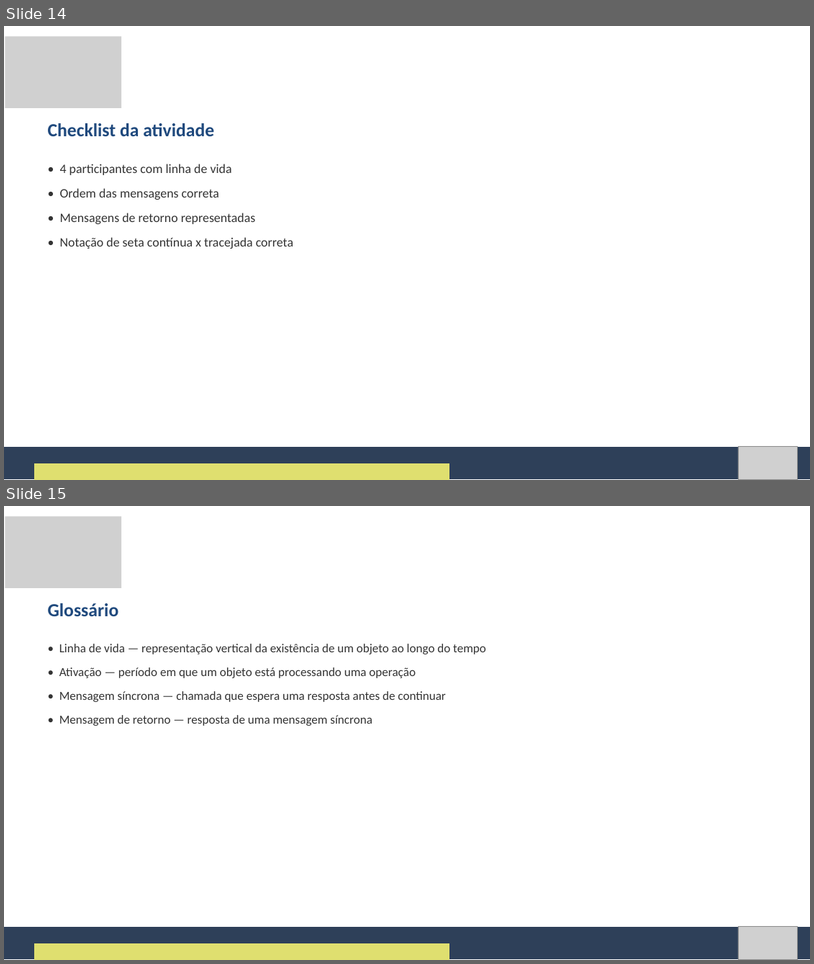
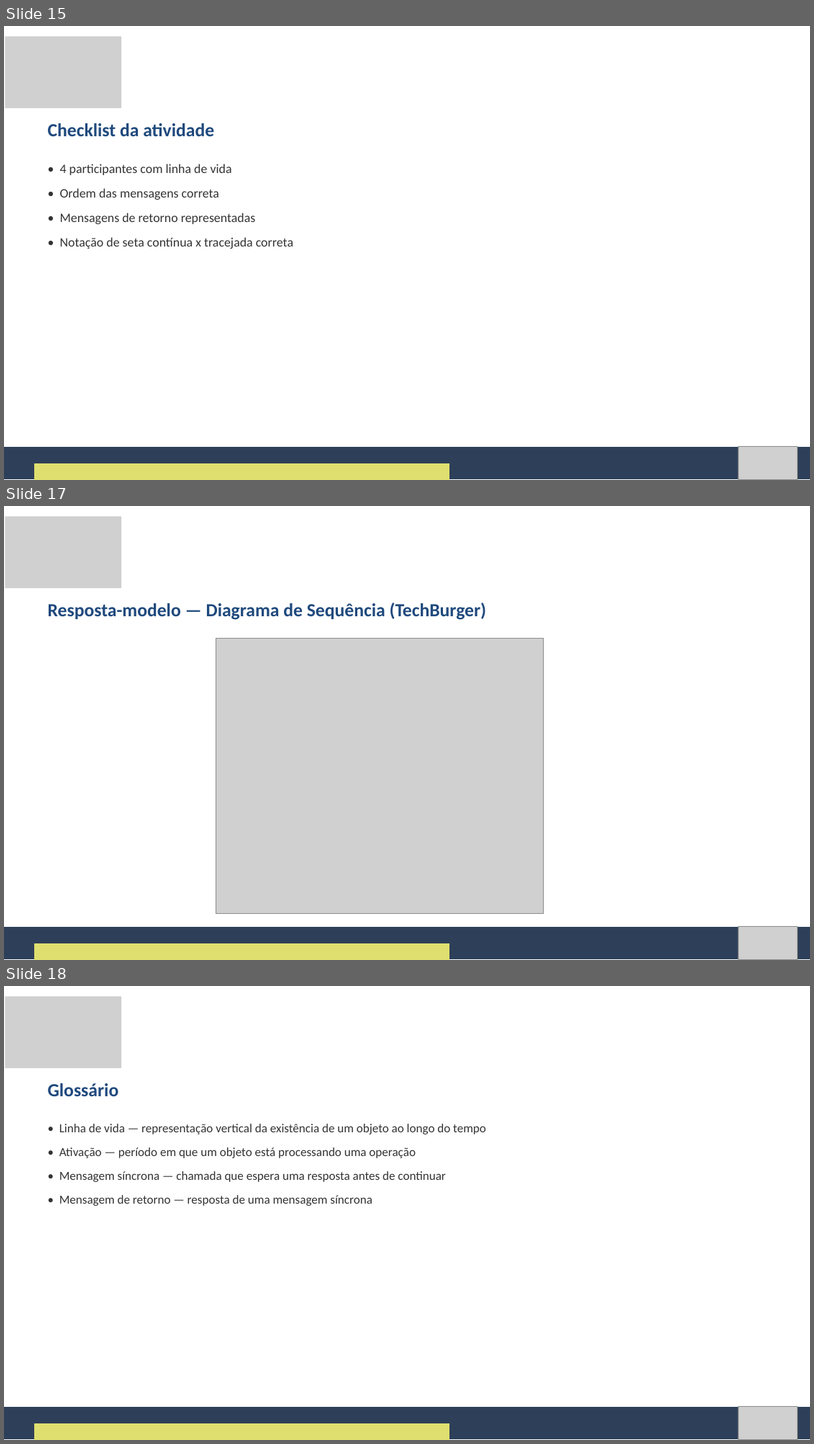
Before and after one commit to Natan20/Curso-Modelagem-De-Sistemas-Material, a slide deck: Aula 08 - 09-10-2026/Aula 8 - Slides.pptx. Shown one above the other, each under a label of ours: slides 14 and 15 before the commit, slides 15, 17 and 18 after it; the slides between them are not shown. The pictures are 814x964 and 814x1444 pixels, drawn with LibreOffice and Linux fonts; fonts in the diff are those of the drawing; grey boxes stand for pictures. Boxes give left, top, right and bottom in pixels: in the first picture for what was removed or moved away, otherwise in the second. Text is boxed around its words. In the diff, an @@ line names an element or a change of style, - is before the commit and + after.

Commit message:
Adiciona diagramas visuais faltantes nas aulas de UML, UX e Canvas
As Aulas 4-11 e 14 pediam para reproduzir/comparar diagramas (casos de
uso, classes, atividades, sequencia, wireframe, canvas de modelo de
negocio) que nunca apareciam de fato nos slides ou na apostila - so
existiam como instrucao em texto. Esta atualizacao adiciona as imagens
correspondentes nos slides e nas apostilas dessas aulas.

```diff
--- a/Aula 08 - 09-10-2026/Aula 8 - Slides.pptx
+++ b/Aula 08 - 09-10-2026/Aula 8 - Slides.pptx
@@ slide 17 added at (4, 506, 810, 960), background #FFFFFF @@
@@ picture added at (5, 517, 121, 588) @@
@@ text added at (48, 602, 487, 620), 33 pt, text #1F497D, bold @@
+Resposta-modelo — Diagrama de Sequência (TechBurger)
@@ picture added at (216, 638, 543, 914) @@
@@ freeform shape added at (4, 926, 810, 959), fill #2E4059 @@
@@ picture added at (738, 926, 798, 959) @@
@@ freeform shape added at (34, 944, 450, 960), fill #DFDF6F @@
@@ what was slide 14 is now slide 15 @@
@@ what was slide 15 is now slide 18 @@
```
Also in this commit, not shown: 2 other slides added, 18 other files.
